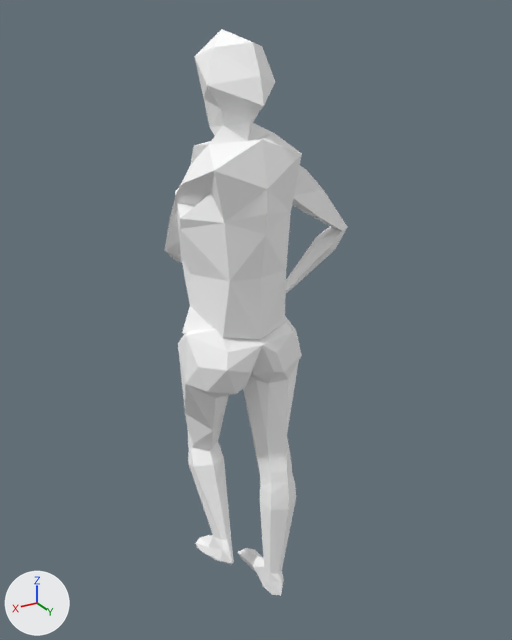
The Blender file Assets/Resources/Graphics/Models/JackieRig/ErvinaRig.blend: old version first, new version second.
Rendered twice from a camera (50 mm lens) standing at (1.071, 1.876, 0.539) and looking at (-0.118, -0.105, -0.452). Every picture has the same lights, and +X, +Y and +Z are marked at lower left. Both versions are drawn at frame 131 of the action 'ArmatureLegsAction'; the numbers are the values there.

The first picture shows 'MeshLegs', 'MeshTorso'.
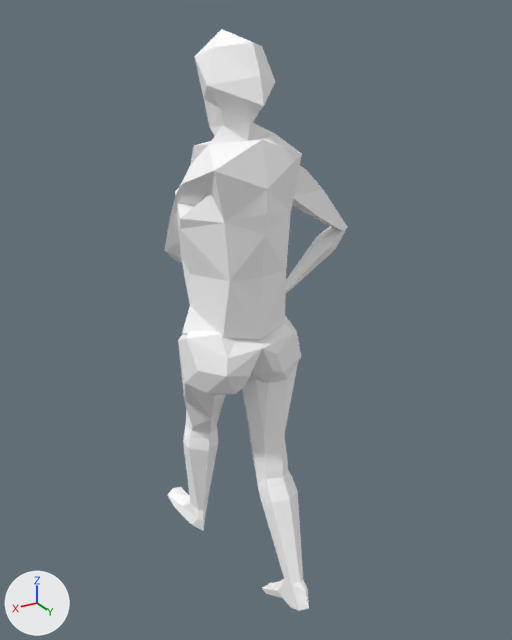
Changed parts and their boxes (x1, y1, x2, y2) in the pictures (512 x 640 px):
'MeshLegs', posed (14% wider)
    before: (178, 316, 302, 596)
    after: (168, 315, 309, 611)

The change in detail:
Bone 'LegIK.L' (bone_legik_l) moves from (0.0, 0.113, 0.206) to (0.0, 0.645, 0.215).
Bone 'LegIK.R' (bone_legik_r) moves from (0.0, -0.15, 0.0) to (0.0, -0.544, 0.137).
